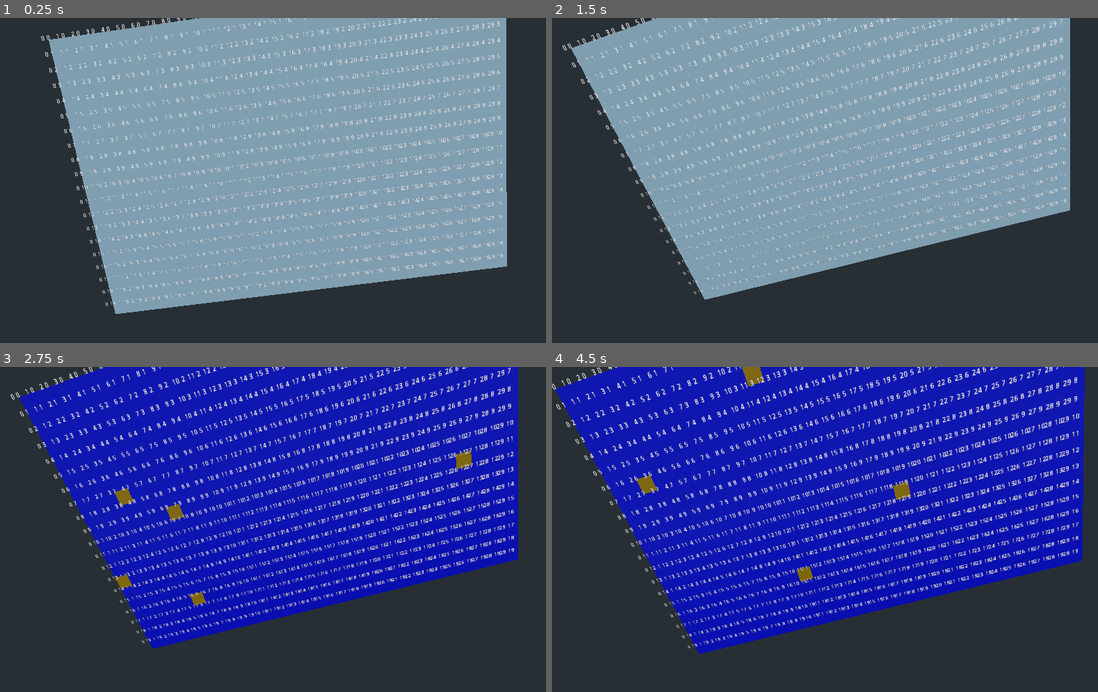
Above: before the commit, frames 1-4 (two rows, left to right).
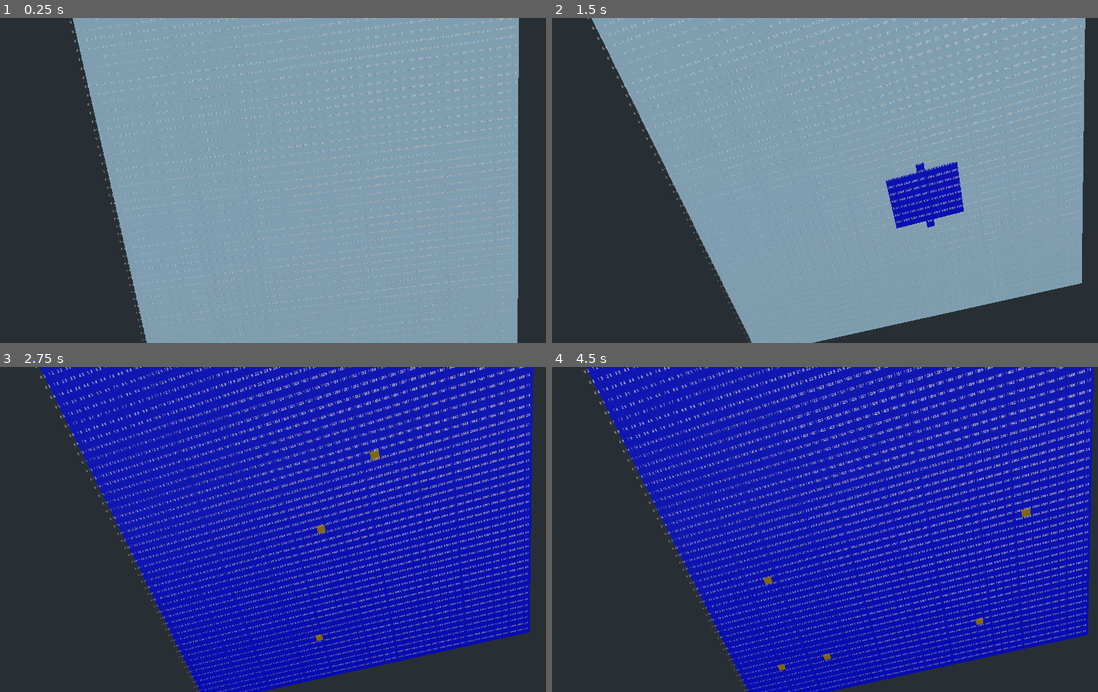
Above: after the commit, the same moments.

Repository: nestorac/earth
Game: Godot game, scene res://Globe.tscn
Same seed, same stepped clock (60 frames per second), same inputs: the game is played once before the commit and once after it.
Inputs (mouse positions are in pixels of both pictures, inside the frame that each line leads up to):
- Up to frame 1 (0.25 s): no input
- Up to frame 2 (1.5 s): move the mouse to (950, 164) at 0.52 s; hold T (test1, bound only after the commit) 0.53-1.28 s; tap Enter at 1.25 s; move the mouse to (721, 196) at 1.27 s; tap W (set_forest) at 1.35 s
- Up to frame 3 (2.75 s): tap T (test1, bound only after the commit) at 1.55, 2.3 s; tap Space (spawn_cells) at 2 s; move the mouse to (333, 458) at 2.02 s; hold E (set_land) from 2.03 s (still down)
- Up to frame 4 (4.5 s): tap Enter at 2.75, 4.25 s; move the mouse to (803, 594) at 2.77 s; release E (set_land) at 2.78 s; tap Q (set_sea) at 2.85 s; tap T (test1, bound only after the commit) at 3.05, 3.8 s; tap Space (spawn_cells) at 3.5 s; move the mouse to (999, 578) at 3.52 s; hold Space (spawn_cells) 3.53-4.28 s; move the mouse to (661, 480) at 4.27 s; tap Mouse wheel down (zoom_in) at 4.35 s

The runs differ from the first frame. In frame 1, 25% of the frame differs, in the area x 7-96%, y 0-100%; in frame 2, 28%; in frame 3, 35%; in frame 4, 37%, in the area x 0-100%, y 0-100%.
Error in both runs: Attempt to call function 'get_surface_material' in base 'null instance' on a null instance. (res://Scripts/hexagon.gd:7)

Commit message:
Now, we generate a circle around a comet.

Diff:
--- a/Globe.tscn
+++ b/Globe.tscn
@@ -20,7 +20,7 @@
 visible = false
 
 [node name="CamBase" type="Spatial" parent="."]
-transform = Transform( 1, 0, 0, 0, 1, 0, 0, 0, 1, 14, 10, 10 )
+transform = Transform( 1, 0, 0, 0, 1, 0, 0, 0, 1, 21, 22, 19 )
 script = ExtResource( 3 )
 max_zoom = 100
 
--- a/Scripts/MeshOfSquares.gd
+++ b/Scripts/MeshOfSquares.gd
@@ -1,8 +1,8 @@
 extends MultiMeshInstance
 
 var square = preload("res://Scenes/Square.tscn")
-export var width = 30
-export var height = 20
+export var width = 50
+export var height = 50
 
 enum {WATER, LAND, ICE, GRASS}
 export var islands = 5
@@ -28,12 +28,41 @@
 
 
 
+func impact(x, y, radius, terrain):
+	var square = get_square(x,y)
+	square.set_terrain(terrain)
+
+	for i in range(radius):
+		for j in range((radius)-((i*i)/round(((PI*PI)*2)))):
+			square = get_square(x+i, y+j)
+			square.set_terrain(terrain)
+			square = get_square(x+i, y-j)
+			square.set_terrain(terrain)
+			square = get_square(x-i,y+j)
+			square.set_terrain(terrain)
+			square = get_square(x-i,y-j)
+			square.set_terrain(terrain)
+
+
+func get_square(x, y):
+	if (x <= width) and (y <= height):
+		return get_node("test_" + str(x) + "_" + str(y))
+	else:
+		print ("Coordinates must be lower than " + str(width) + " width and " + str(height) + " height.")
+
+
 func update_terrains_random():
 	for child in get_children():
 		child.set_terrain(child.choose_random([WATER, LAND, ICE, GRASS]))
 
 
 func _process(delta):
+	if Input.is_action_pressed("test1"):
+		impact(30,30,5,WATER)
+#		var sqr = get_square(5,100)
+#		if (sqr != null):
+#			sqr.set_terrain(ICE)
+#			print(sqr)
 	if Input.is_action_pressed("update_terrains"):
 		create_sea()
 		for i in islands:
--- a/project.godot
+++ b/project.godot
@@ -77,6 +77,11 @@
 "events": [ Object(InputEventKey,"resource_local_to_scene":false,"resource_name":"","device":0,"alt":false,"shift":false,"control":false,"meta":false,"command":false,"pressed":false,"scancode":0,"physical_scancode":75,"unicode":0,"echo":false,"script":null)
  ]
 }
+test1={
+"deadzone": 0.5,
+"events": [ Object(InputEventKey,"resource_local_to_scene":false,"resource_name":"","device":0,"alt":false,"shift":false,"control":false,"meta":false,"command":false,"pressed":false,"scancode":0,"physical_scancode":84,"unicode":0,"echo":false,"script":null)
+ ]
+}
 
 [physics]
 
